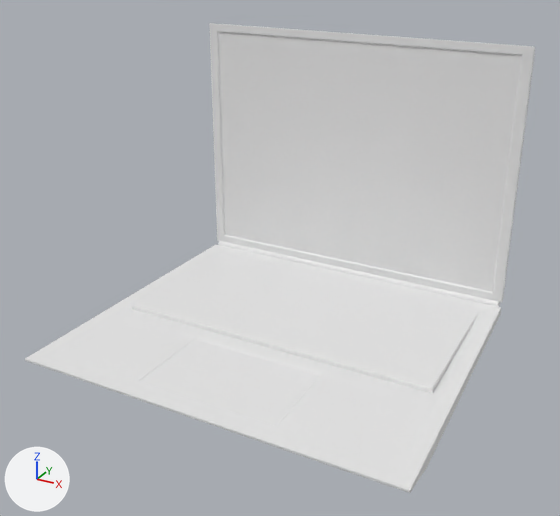
Two versions of the Blender file Modelos/Blends/NoteBook.blend, one commit apart.
Before and after are seen from a camera (50 mm lens) standing at (3.5, -6.43, 4.24) and looking at (0.06, -0.18, 1.12). Lighting does not change. The marker at lower left points along +X, +Y and +Z.

Objects in the first picture: 'NotebookAberto'.
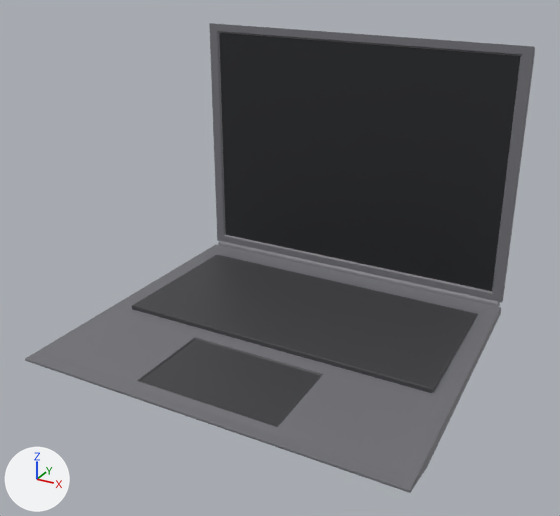
What changed in the scene script:
```text
Add mat_preto:
    mat_preto = principled_material('Preto')
    mat_preto.base_color = (0.016, 0.0175, 0.02)  # black #222427
Add mat_cinza:
    mat_cinza = principled_material('Cinza')
    mat_cinza.base_color = (0.176, 0.176, 0.194)  # grey #74747a
Add mat_cinza_escuro:
    mat_cinza_escuro = principled_material('Cinza Escuro')
    mat_cinza_escuro.base_color = (0.053, 0.053, 0.058)  # black #414144
Change me_cube_001:
    where me_cube_001.from_pydata(...)  # 380 vertices, 382 faces; spans x -2.06..2.06, y -1.7..1.71, z 0.03..3.07
    used by ob_notebookaberto; location = (0.0, 0.0, 0.0)
    me_cube_001 part 1: 315 of the faces centred in x -2.06..2.06, y -1.7..1.71, z 0.04..3.07 switch from no material to mat_cinza (grey #74747a)
    me_cube_001 part 2: 60 of the faces centred in x -0.8..0.74, y -1.48..1.36, z 0.13..0.2 switch from no material to mat_cinza_escuro (black #414144)
    me_cube_001 part 3: 3 of the faces centred in x 1.74..1.75, y 0.51, z 0.15..0.2 switch from no material to mat_cinza_escuro (black #414144)
    me_cube_001 part 4: the 1 face centred in x 0.0, y 1.66, z 1.66 switches from no material to mat_preto (black #222427)
    add me_cube_001.materials.append(mat_preto)  # black #222427
```

What differs and where, as boxes (x1, y1, x2, y2) in the pictures (560 x 516 px):
part 1 of me_cube_001, recoloured (white to grey): (25, 23, 535, 493) in both
part 2 of me_cube_001, recoloured (white to grey): (132, 255, 476, 427) in both
part 3 of me_cube_001, recoloured (white to grey): (432, 314, 478, 393) in both
part 4 of me_cube_001, recoloured (grey to black): (219, 33, 521, 291) in both
